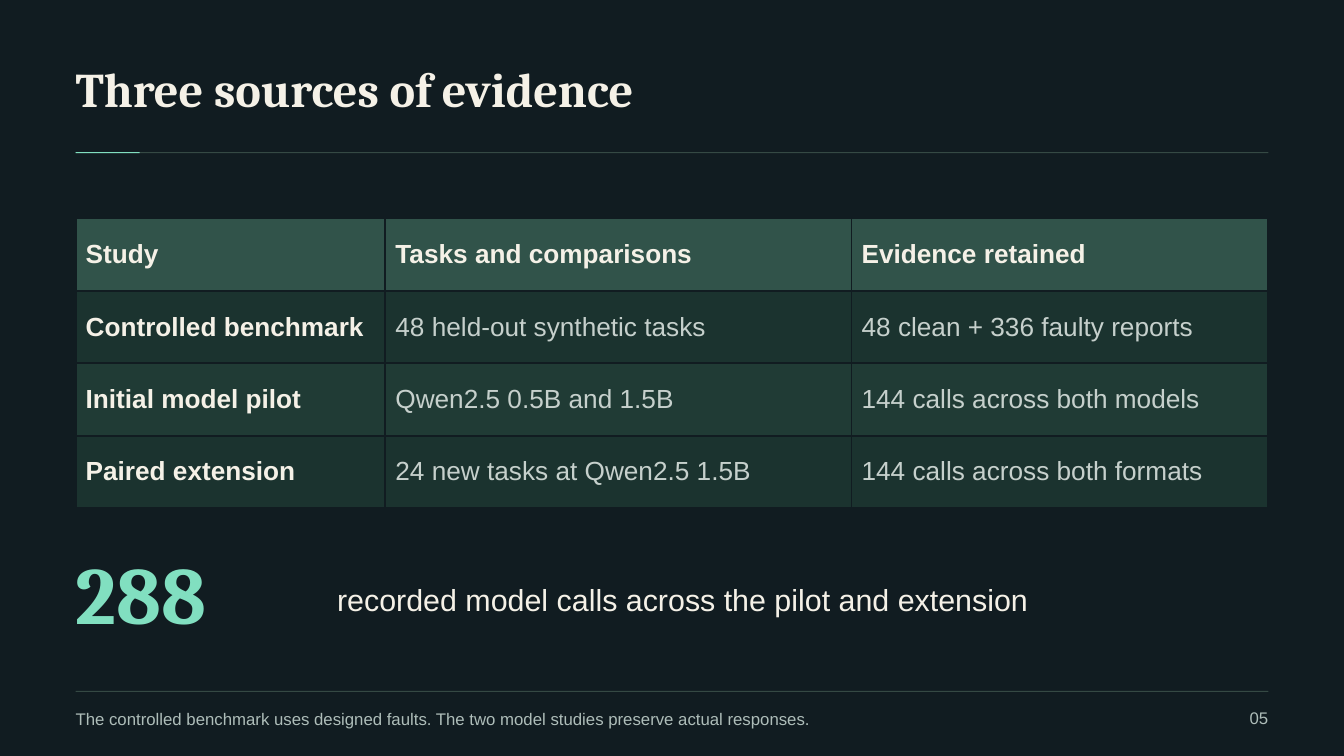
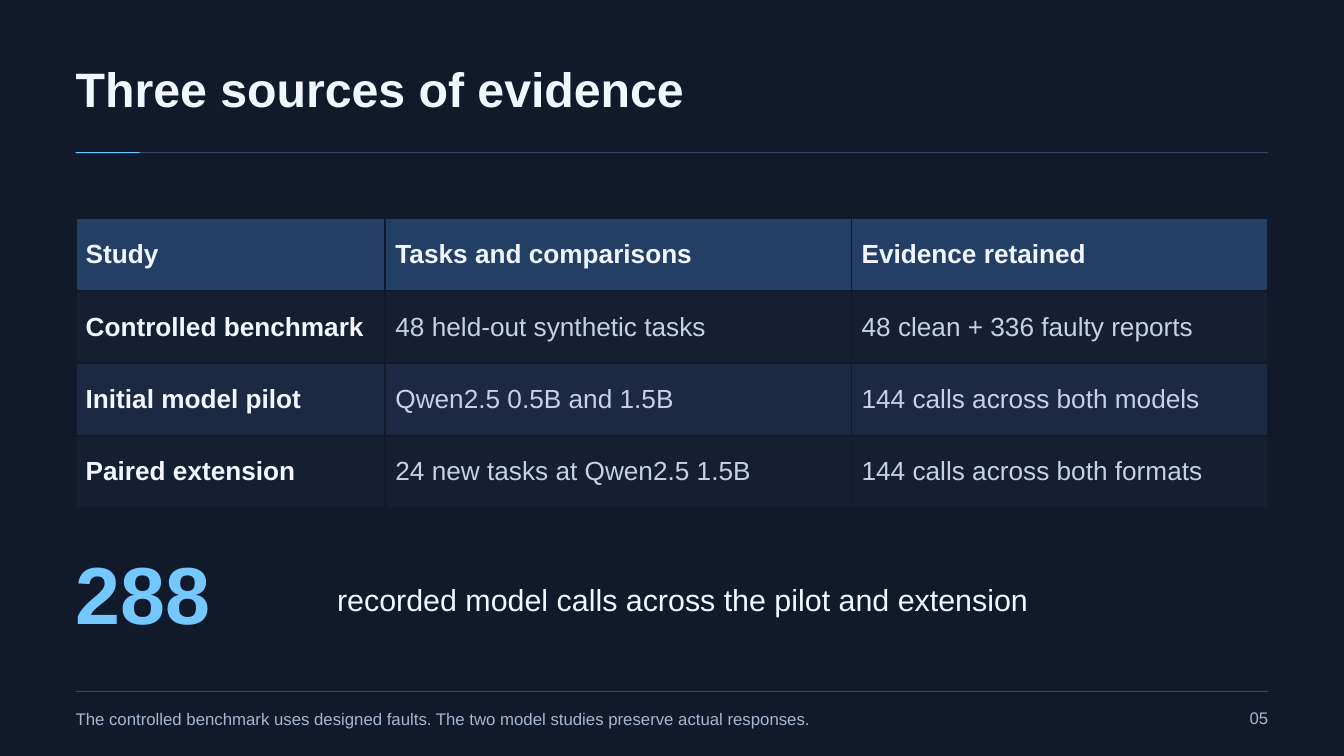
Before and after one commit to naazzarov/trustverify-ai-analysis, a slide deck: slide 5 of presentation/TrustVerify-Dark-Defense.pptx. Drawn at 1344x756 pixels with LibreOffice and Linux fonts; fonts in the diff are those of the drawing. Boxes give left, top, right and bottom in pixels: in the first picture for what was removed or moved away, otherwise in the second. Text is boxed around its words. In the diff, an @@ line names an element or a change of style, - is before the commit and + after.

```diff
--- a/presentation/TrustVerify-Dark-Defense.pptx
+++ b/presentation/TrustVerify-Dark-Defense.pptx
@@ background #111C21 to #101A2A @@
@@ text "Three sources of evidence" at <box>76,72,683,108</box>: font Cambria to Arial, text colour #F5F1E7 to #F2F6FF @@
@@ rectangle at <box>76,152,1268,153</box>: fill #354944 to #304663 @@
@@ rectangle at <box>76,152,140,153</box>: fill #81DFC0 to #72C8FF @@
@@ table at <box>76,219,1268,509</box> @@
@@ fill #31534A to #233F65 in row 1 @@
@@ fill #1B332F to #151F32 in 6 cells @@
@@ fill #203B35 to #1B2A42 in row 3 @@
@@ text colour #F5F1E7 to #F2F6FF in "Study", "Tasks and comparisons", "Evidence retained", "Controlled benchmark" and 2 more places @@
@@ text colour #C6D0CC to #C4D1E6 in "48 held-out synthetic tasks", "48 clean + 336 faulty reports", "Qwen2.5 0.5B and 1.5B", "144 calls across both models" and 2 more places @@
@@ borders changed @@
@@ text "288" at <box>76,567,211,625</box>: font Cambria to Arial, text colour #81DFC0 to #72C8FF @@
@@ text "recorded model calls across the ..." at <box>337,589,1028,617</box>: text colour #F5F1E7 to #F2F6FF @@
@@ text "The controlled benchmark uses designed ..." at <box>76,713,810,729</box>: text colour #AEBDB9 to #A6B7D2 @@
@@ rectangle at <box>76,691,1268,692</box>: fill #354944 to #304663 @@
@@ text "05" at <box>1250,712,1269,724</box>: text colour #AEBDB9 to #A6B7D2 @@
```
Also in this commit, not shown: 21 other slides changed, 7 other files.
